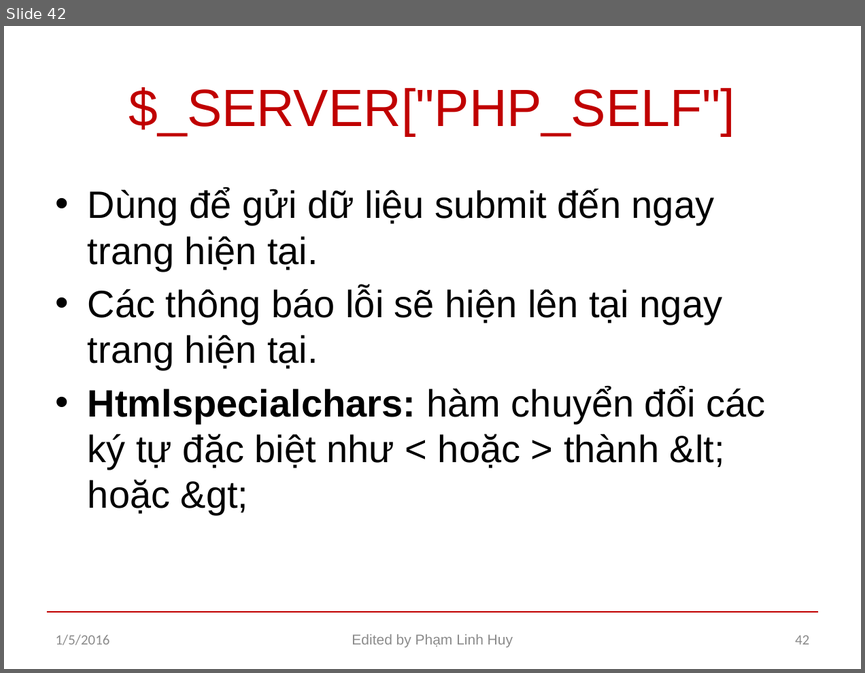
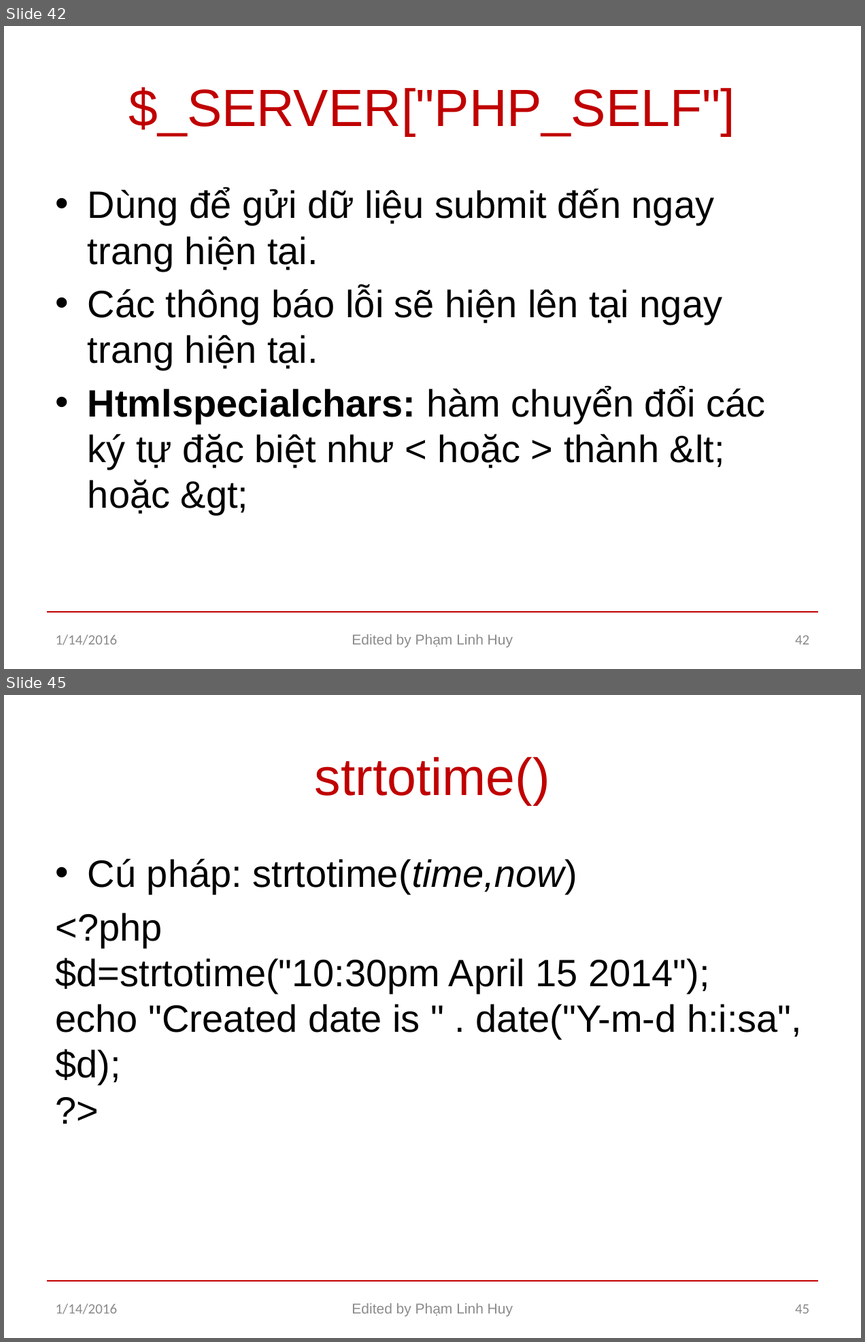
Before and after one commit to larryphamhuy/caodangnghe, a slide deck: PHP.pptx. Shown one above the other, each under a label of ours: slide 42 before the commit, slides 42 and 45 after it; the slides between them are not shown. The pictures are 865x673 and 865x1342 pixels, drawn with LibreOffice and Linux fonts; fonts in the diff are those of the drawing. Boxes give left, top, right and bottom in pixels: in the first picture for what was removed or moved away, otherwise in the second. Text is boxed around its words. In the diff, an @@ line names an element or a change of style, - is before the commit and + after.

```diff
--- a/PHP.pptx
+++ b/PHP.pptx
@@ slide 45 added at box(4, 695, 861, 1338), background #FFFFFF; not listed: 1 template element that a slide beside it also shows @@
@@ title added at box(315, 757, 550, 805), 44 pt, text #C00000 @@
+strtotime()
@@ text added at box(56, 858, 802, 1085), 32 pt, text #000000 @@
+• Cú pháp: strtotime(time,now)
+<?php
+$d=strtotime("10:30pm April 15 2014");
+echo "Created date is " . date("Y-m-d h:i:sa", $d);
+?>
@@ text added at box(56, 1303, 118, 1314), 12 pt, text #8C8C8C @@
+1/14/2016
@@ text added at box(351, 1303, 513, 1316), 12 pt, text #8C8C8C @@
+Edited by Phạm Linh Huy
@@ page number added at box(795, 1304, 809, 1313), 12 pt, text #8C8C8C @@
+45
@@ slide 42 changed as well @@
@@ text at box(56, 634, 118, 645): text changed @@
-1/5/2016
+1/14/2016
```
Also in this commit, not shown: 41 other slides changed, 4 other slides added, 3 other files.
